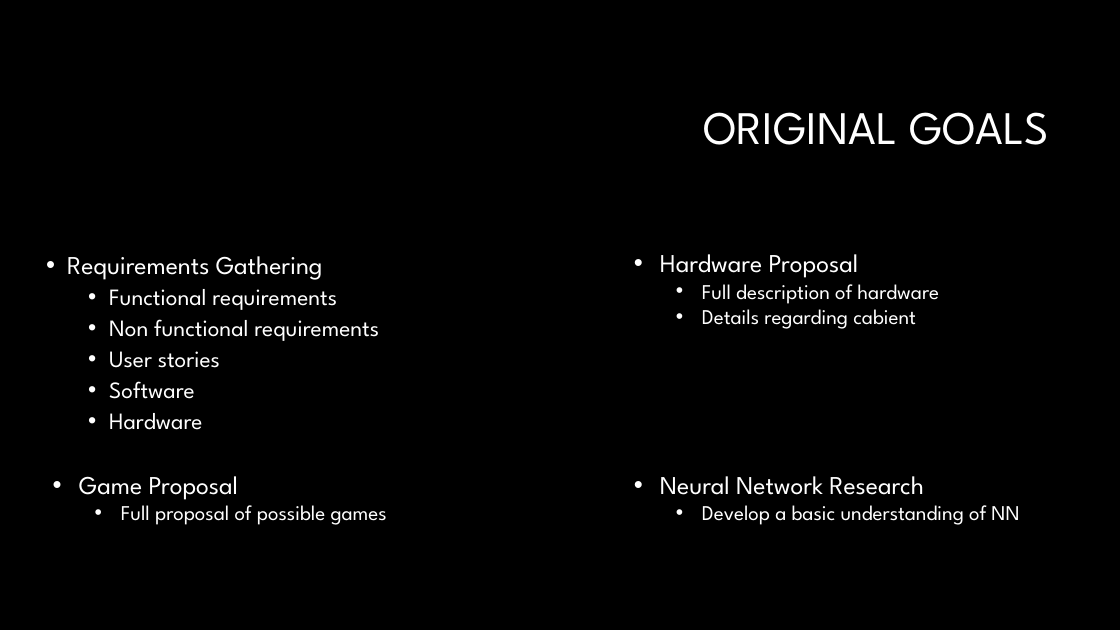
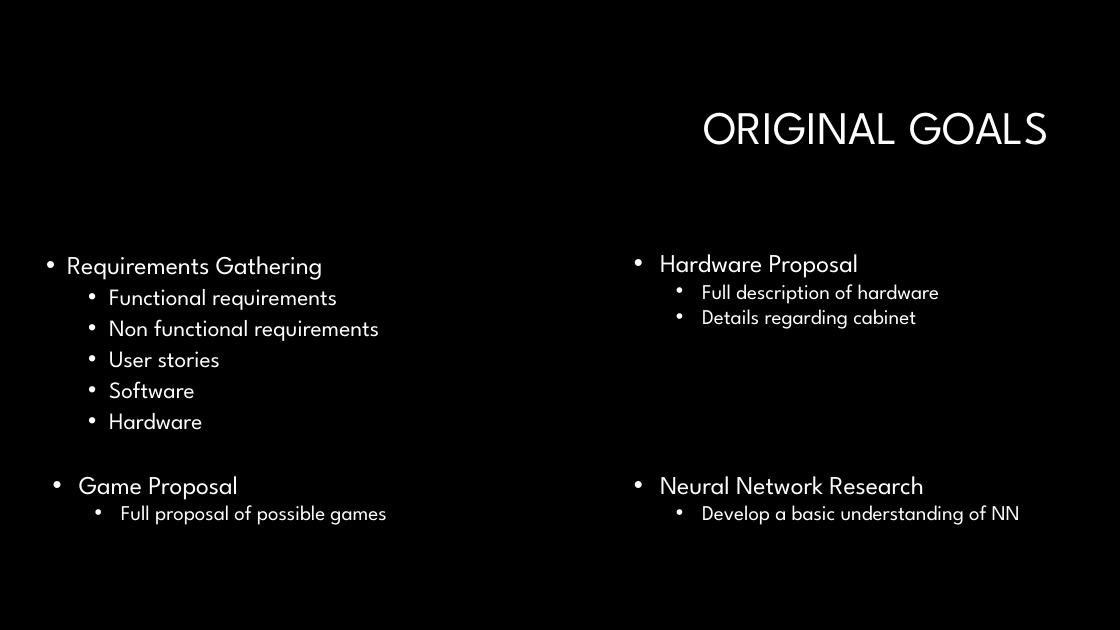
Before and after one commit to Craft-Prospect/Super-FLI, a slide deck: slide 2 of CustomerFiles/Demo_Docs/demo1_test.pptx. Drawn at 1120x630 pixels with LibreOffice and Linux fonts; fonts in the diff are those of the drawing; background and template pictures are left out. Boxes give left, top, right and bottom in pixels: in the first picture for what was removed or moved away, otherwise in the second. Text is boxed around its words. In the diff, an @@ line names an element or a change of style, - is before the commit and + after.

```diff
--- a/CustomerFiles/Demo_Docs/demo1_test.pptx
+++ b/CustomerFiles/Demo_Docs/demo1_test.pptx
@@ text at bbox=[702, 303, 916, 329]: text changed @@
-  • Details regarding cabient
+  • Details regarding cabinet
```
Also in this commit, not shown: 2 other slides changed, 2 slides added, 1 slide removed.
